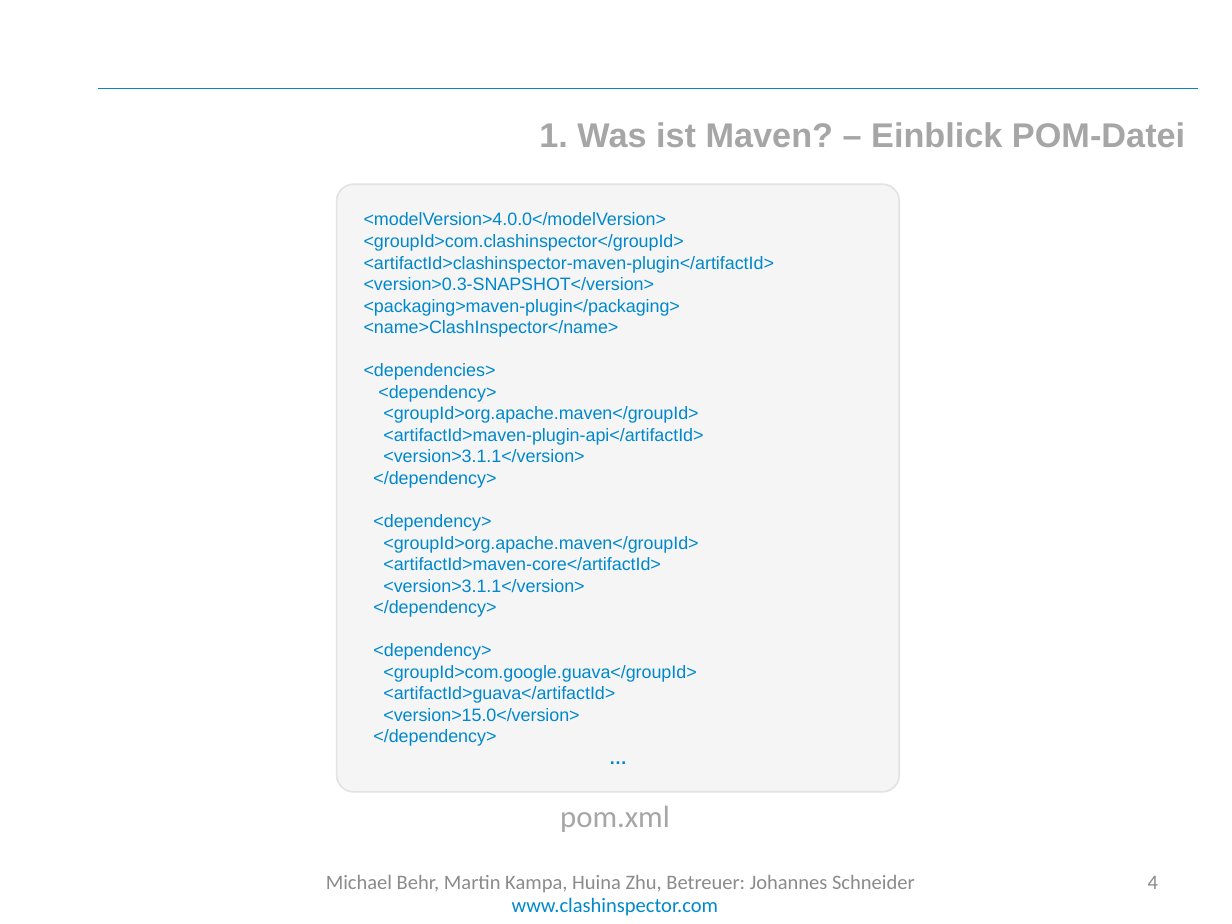
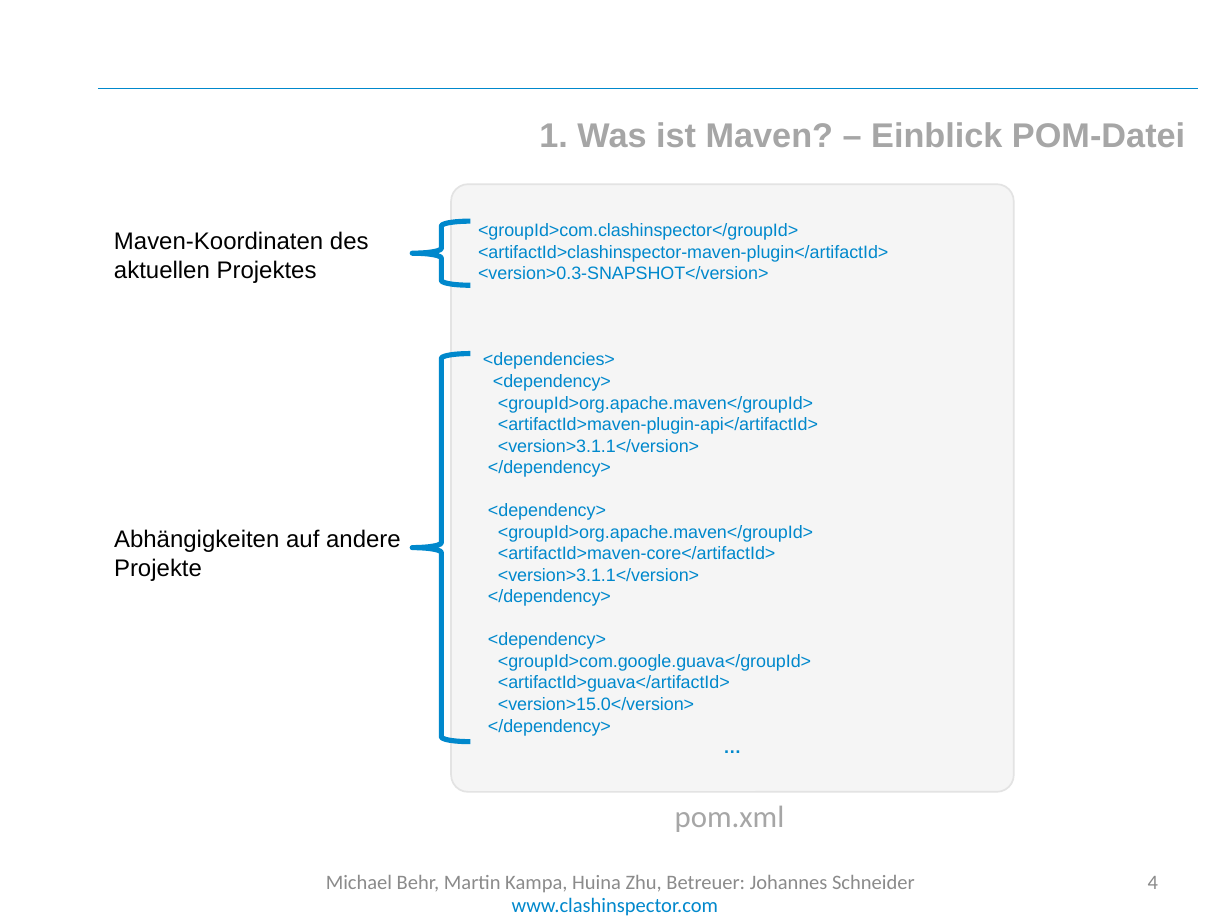
Before and after one commit to cedarsoft/clashinspector.com, a slide deck: slide 4 of presentation/Jahresprojekt Zwischenpräsentation.pptx. Drawn at 1232x924 pixels with LibreOffice and Linux fonts; fonts in the diff are those of the drawing; background and template pictures are left out. Boxes give left, top, right and bottom in pixels: in the first picture for what was removed or moved away, otherwise in the second. Text is boxed around its words. In the diff, an @@ line names an element or a change of style, - is before the commit and + after.

```diff
--- a/presentation/Jahresprojekt Zwischenpräsentation.pptx
+++ b/presentation/Jahresprojekt Zwischenpräsentation.pptx
@@ rounded rectangle "<groupId>com.clashinspector</groupId>": place and size @@
-rounded rectangle "<groupId>com.clashinspector</groupId>" at (336, 184, 899, 791)
+rounded rectangle "<groupId>com.clashinspector</groupId>" at (451, 184, 1014, 791)
@@ text added at (114, 231, 369, 283), 14 pt, text #000000 @@
+Maven-Koordinaten des aktuellen Projektes
@@ text in rounded rectangle at (364, 212, 666, 225): paragraph removed @@
-<modelVersion>4.0.0</modelVersion>
@@ left brace added at (413, 222, 471, 286), outline #0088CC 3 pt @@
@@ text in rounded rectangle at (364, 299, 680, 337): paragraphs removed @@
-<packaging>maven-plugin</packaging>
-<name>ClashInspector</name>
@@ left brace added at (413, 354, 471, 742), outline #0088CC 3 pt @@
@@ text added at (114, 529, 401, 581), 14 pt, text #000000 @@
+Abhängigkeiten auf andere Projekte
@@ text "pom.xml": place and size @@
-text "pom.xml" at (560, 806, 670, 832)
+text "pom.xml" at (675, 806, 785, 832)
```
Also in this commit, not shown: 10 other slides changed, 2 slides added, 20 other files.
